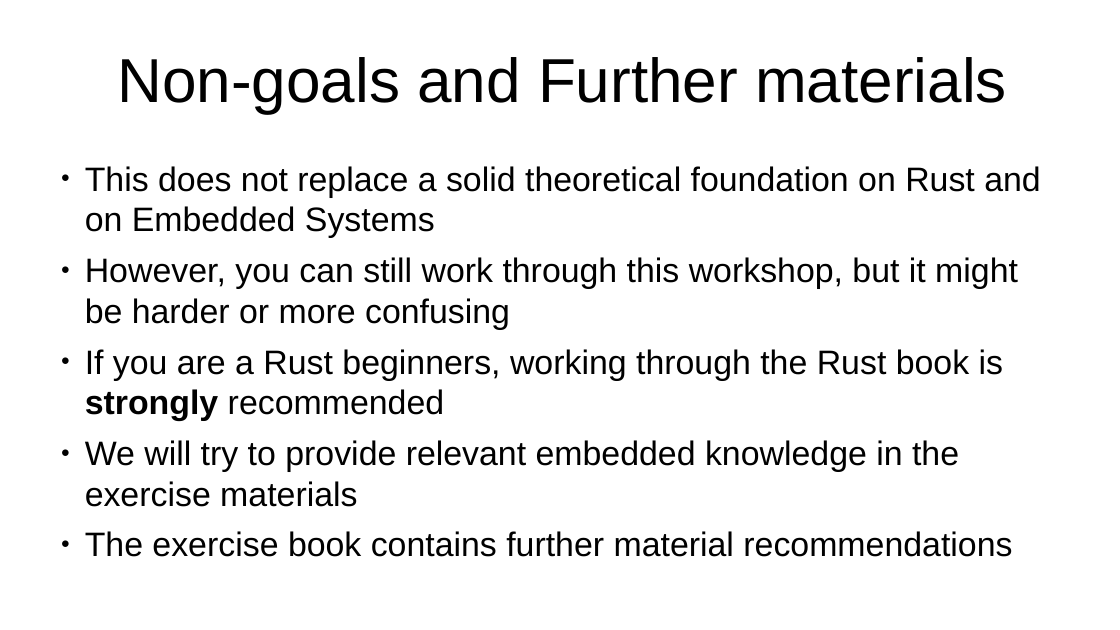
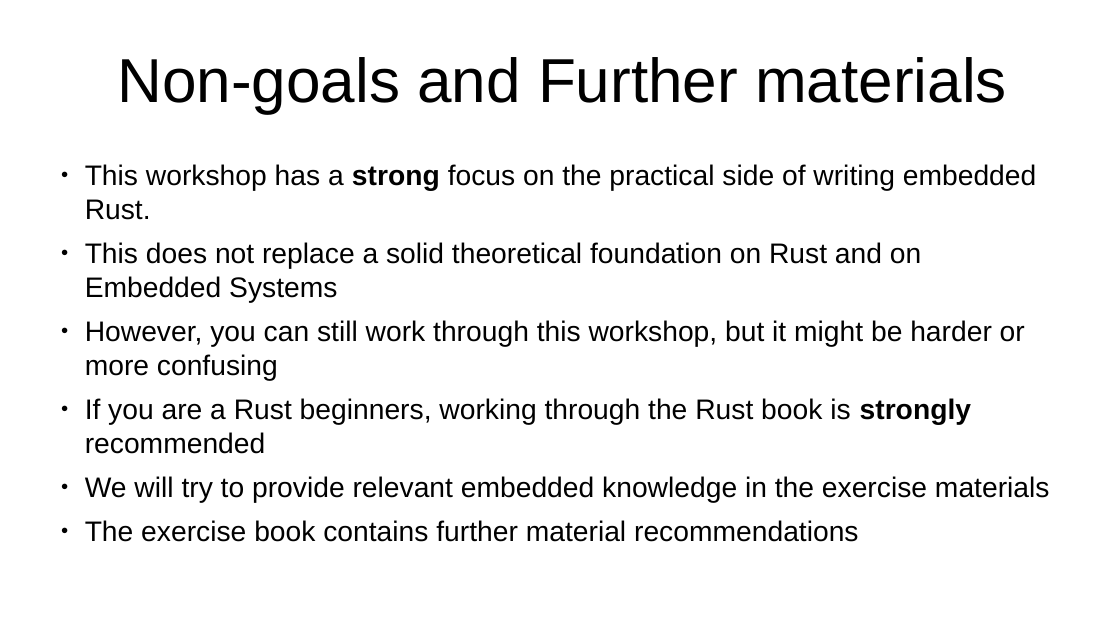
Before and after one commit to us-irs/embedded-rust-workshop, a slide deck: slide 7 of slides/embedded-rust-workshop.odp (slide 6 before the commit). Drawn at 1120x630 pixels with LibreOffice and Linux fonts; fonts in the diff are those of the drawing. Boxes give left, top, right and bottom in pixels: in the first picture for what was removed or moved away, otherwise in the second. Text is boxed around its words. In the diff, an @@ line names an element or a change of style, - is before the commit and + after.

Commit message:
finished first exercise

```diff
--- a/slides/embedded-rust-workshop.odp
+++ b/slides/embedded-rust-workshop.odp
@@ text at bbox=[85, 164, 1036, 220]: paragraph added @@
+● This workshop has a strong focus on the practical side of writing embedded Rust.
@@ text at bbox=[85, 242, 1050, 542]: size 24 to 20 pt in "This does not replace a solid theoretical ...", "However, you can still work through this ...", "If you are a Rust beginners, working ...", "We will try to provide relevant embedded ..." and 1 more places @@
```
Also in this commit, not shown: 3 other slides changed, 1 slide added, 10 other files.
